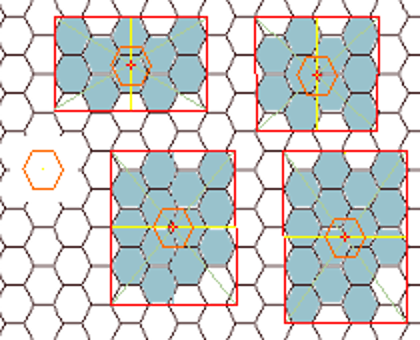
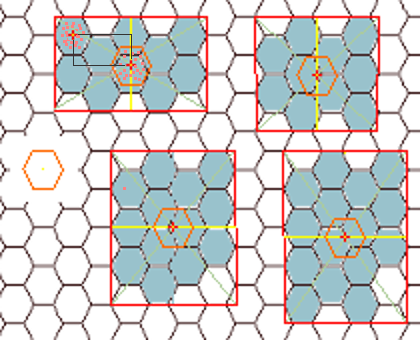
Comparing the layer stacks of the two 420 × 340 images. Changes:
painted on "dams-blank.png" over [61,22,145,190]
